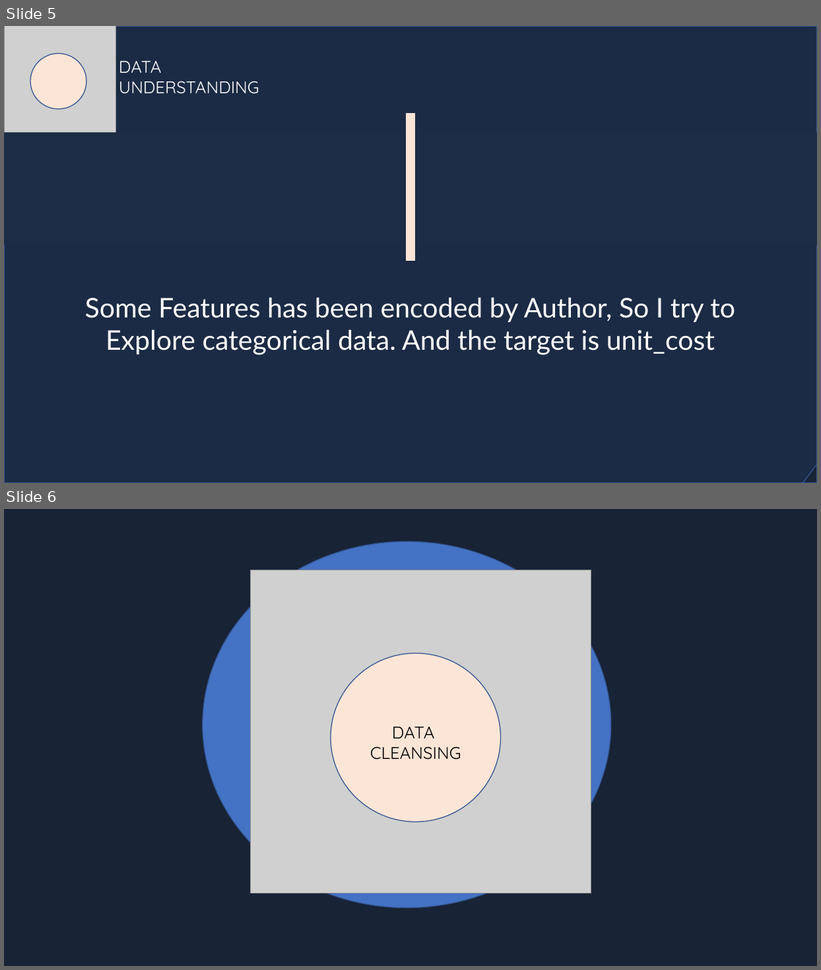
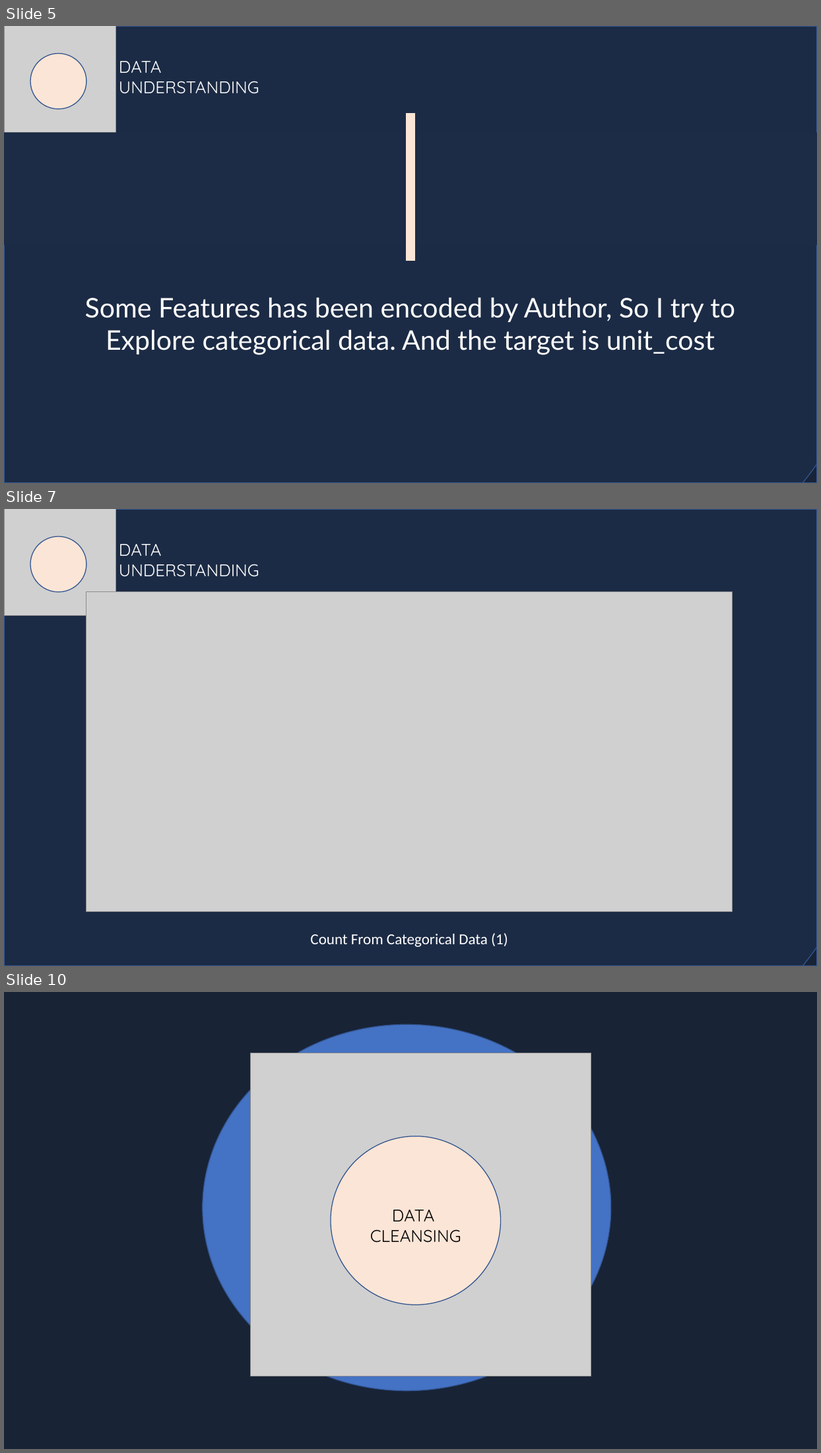
Before and after one commit to yodialfa/BPJSCostPrediction-Hackathon, a slide deck: bpjs.pptx. Shown one above the other, each under a label of ours: slides 5 and 6 before the commit, slides 5, 7 and 10 after it; the slides between them are not shown. The pictures are 821x970 and 821x1453 pixels, drawn with LibreOffice and Linux fonts; fonts in the diff are those of the drawing; grey boxes stand for pictures. Boxes give left, top, right and bottom in pixels: in the first picture for what was removed or moved away, otherwise in the second. Text is boxed around its words. In the diff, an @@ line names an element or a change of style, - is before the commit and + after.

```diff
--- a/bpjs.pptx
+++ b/bpjs.pptx
@@ slide 7 added at (4,509,817,966), background #182336 @@
@@ rectangle added at (4,509,817,966), fill #182336, outline #325491 1 pt @@
@@ ellipse added at (4,509,817,966), fill #4472C4 at 11% opacity, outline #325491 1 pt @@
@@ picture added at (4,509,116,616) @@
@@ ellipse added at (30,537,86,592), fill #FBE5D6, outline #325491 1 pt @@
@@ text added at (119,544,259,577), 20 pt, text #FFFFFF @@
+DATA
+UNDERSTANDING
@@ picture added at (86,592,733,912) @@
@@ text added at (310,933,508,947), 18 pt, text #FFFFFF @@
+Count From Categorical Data (1)
@@ what was slide 6 is now slide 10 @@
```
Also in this commit, not shown: 1 slide changed, 4 other slides added, 1 slide removed, 2 other files.
